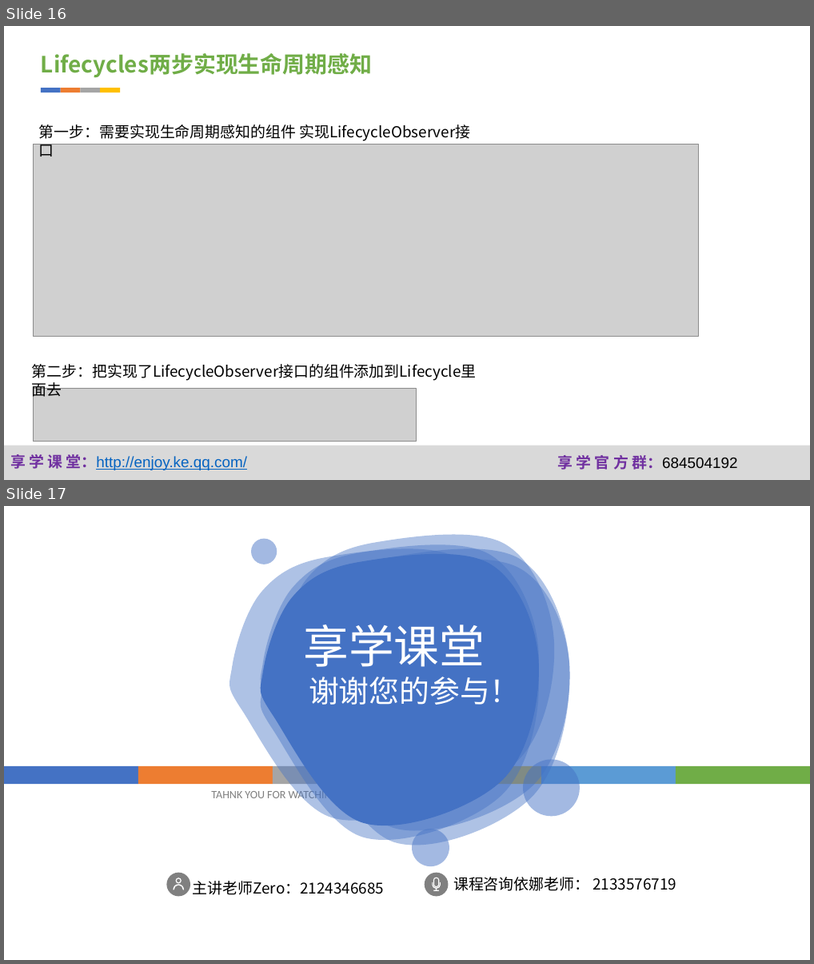
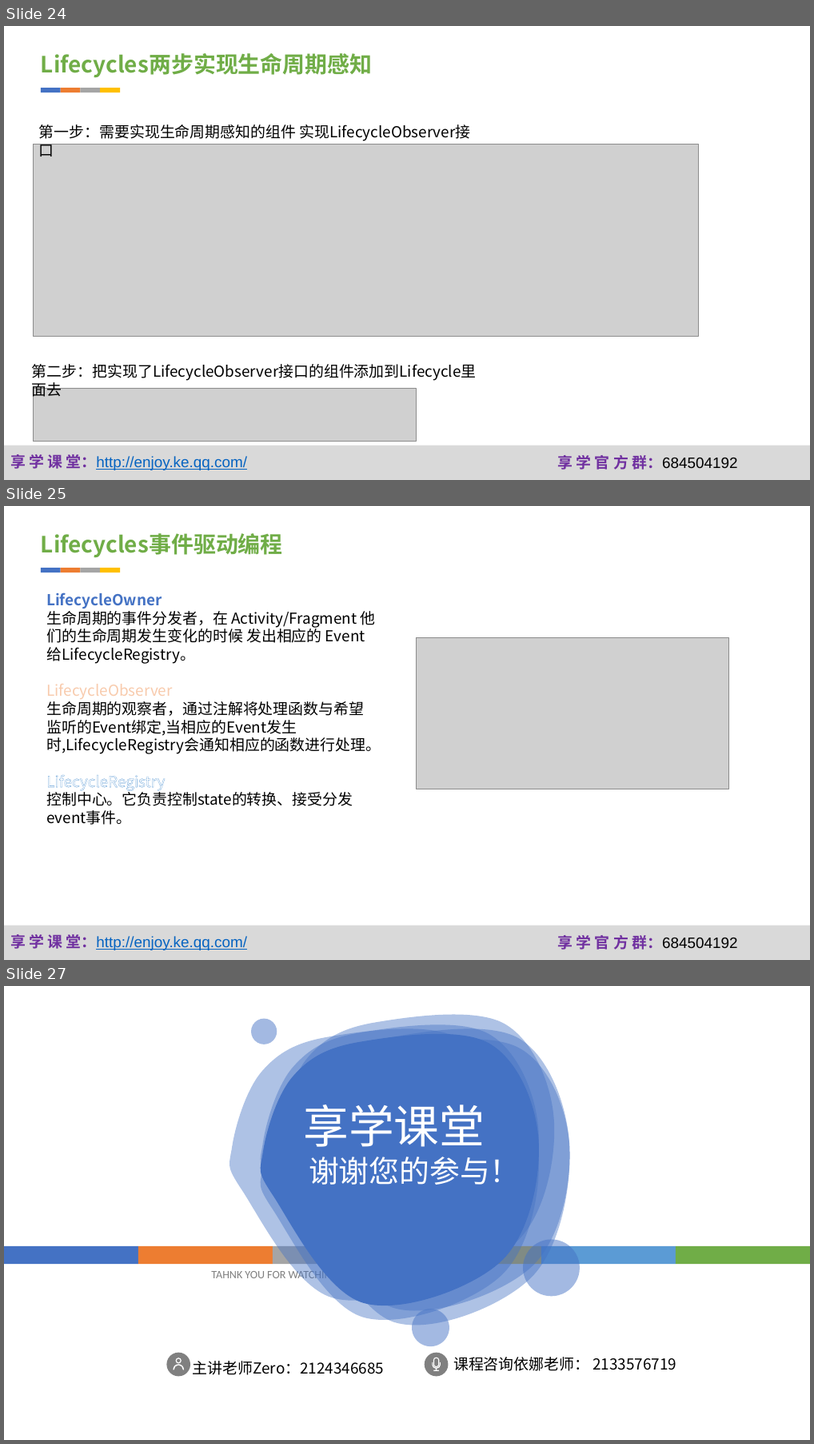
Before and after one commit to fanzhangvip/xiangxue, a slide deck: pre/Android Fragment爬坑记.pptx. Shown one above the other, each under a label of ours: slides 16 and 17 before the commit, slides 24, 25 and 27 after it; the slides between them are not shown. The pictures are 814x964 and 814x1444 pixels, drawn with LibreOffice and Linux fonts; fonts in the diff are those of the drawing; grey boxes stand for pictures; background and template pictures are left out. Boxes give left, top, right and bottom in pixels: in the first picture for what was removed or moved away, otherwise in the second. Text is boxed around its words. In the diff, an @@ line names an element or a change of style, - is before the commit and + after.

```diff
--- a/pre/Android Fragment爬坑记.pptx
+++ b/pre/Android Fragment爬坑记.pptx
@@ slide 25 added at (x1=4, y1=506, x2=810, y2=960), background #FFFFFF; not listed: 3 template elements that a slide beside it also shows @@
@@ text added at (x1=41, y1=533, x2=283, y2=558), 26.6 pt, text #70AD47, bold @@
+Lifecycles事件驱动编程
@@ group added at (x1=41, y1=568, x2=120, y2=572): 4 rectangles @@
@@ text added at (x1=46, y1=592, x2=381, y2=824), 18 pt, text #000000 @@
+LifecycleOwner
+生命周期的事件分发者，在 Activity/Fragment 他们的生命周期发生变化的时候 发出相应的 Event 给LifecycleRegistry。
+LifecycleObserver
+生命周期的观察者，通过注解将处理函数与希望监听的Event绑定,当相应的Event发生时,LifecycleRegistry会通知相应的函数进行处理。
+LifecycleRegistry
+控制中心。它负责控制state的转换、接受分发event事件。
@@ picture added at (x1=417, y1=638, x2=730, y2=788) @@
@@ what was slide 16 is now slide 24 @@
@@ what was slide 17 is now slide 27 @@
```
Also in this commit, not shown: 8 slides changed, 9 other slides added, 12 other files.
